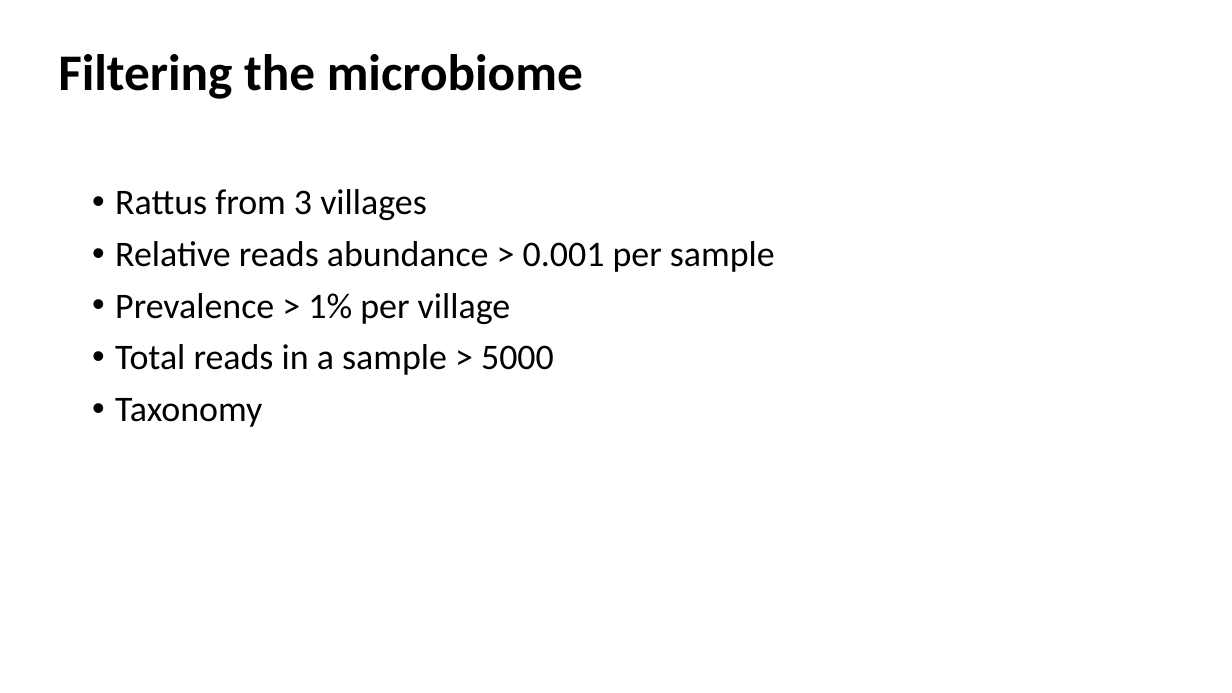
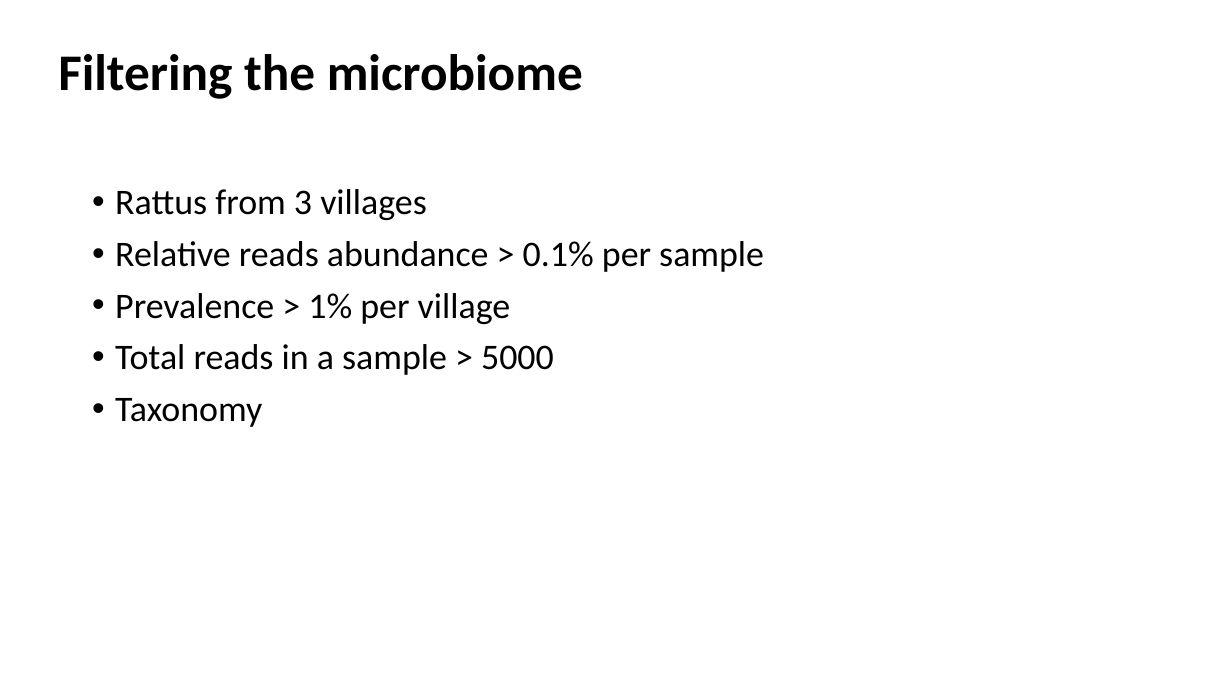
Before and after one commit to Ecological-Complexity-Lab/Microbiome_Structure_Madagascar, a slide deck: slide 12 of presentations/project story.pptx. Drawn at 1232x693 pixels with LibreOffice and Linux fonts; fonts in the diff are those of the drawing. Boxes give left, top, right and bottom in pixels: in the first picture for what was removed or moved away, otherwise in the second. Text is boxed around its words. In the diff, an @@ line names an element or a change of style, - is before the commit and + after.

```diff
--- a/presentations/project story.pptx
+++ b/presentations/project story.pptx
@@ text at box(115, 241, 764, 272): text changed @@
-• Relative reads abundance > 0.001 per sample
+• Relative reads abundance > 0.1% per sample
```
Also in this commit, not shown: 12 other slides changed, 3 slides added, 10 slides removed, 1 other file.
